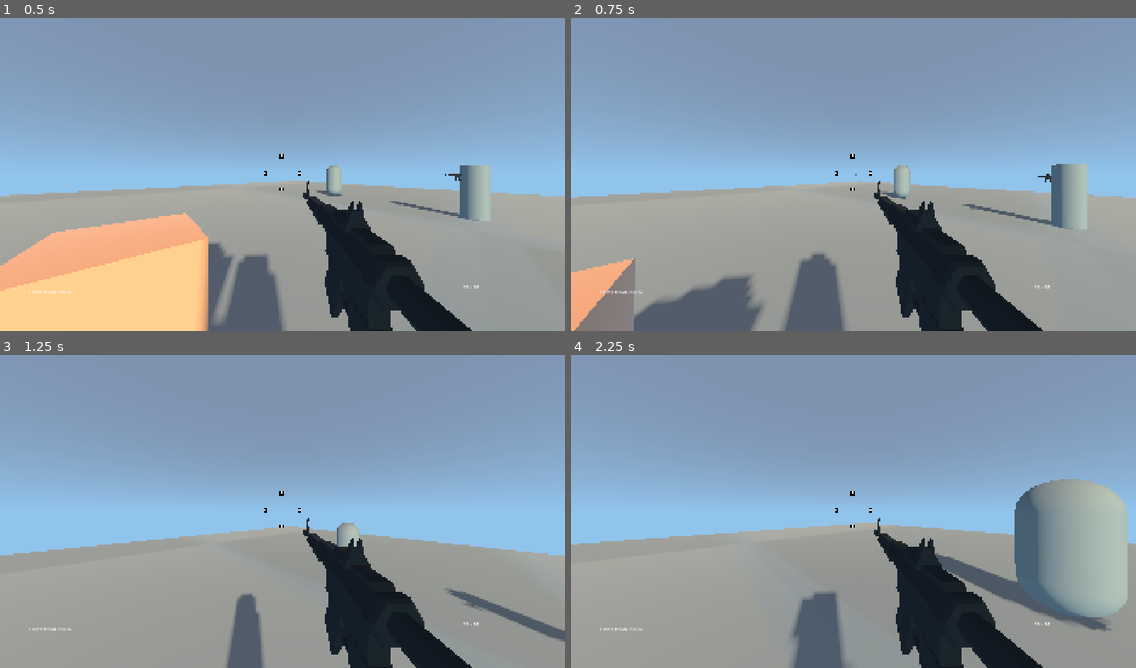
Above: before the commit, frames 1-4 (two rows, left to right).
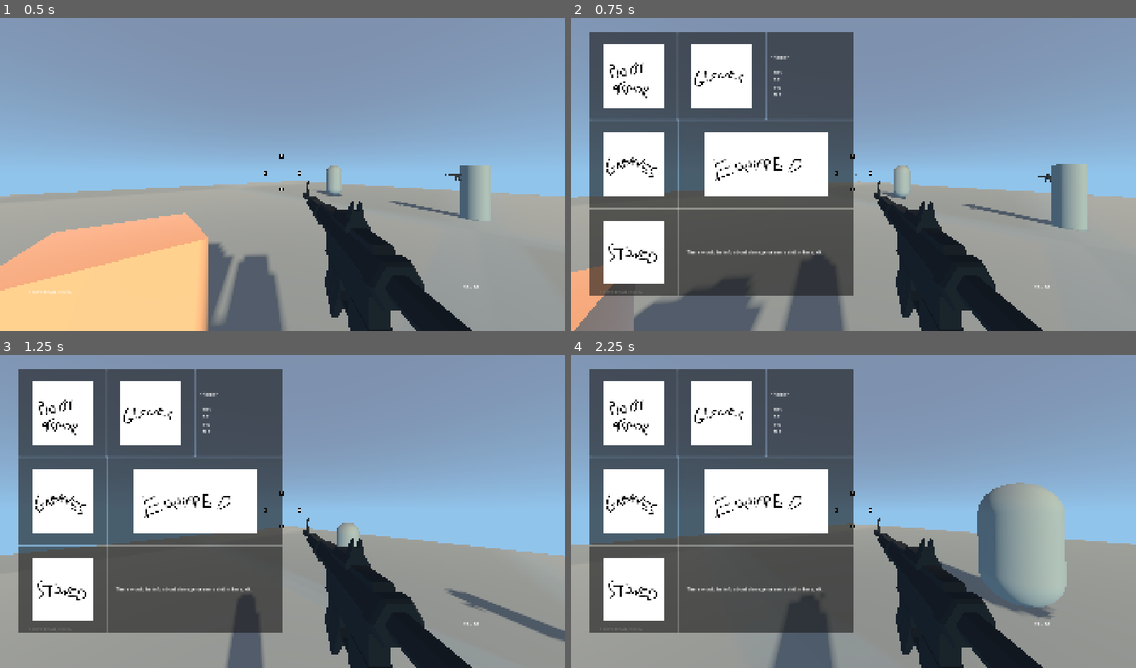
Above: after the commit, the same moments.

Repository: coreyames/my-fps-template
Game: Godot game, scene res://scenes/world_root.tscn
Two runs of this game, one before a commit and one after it. Both use one fixed random seed, a clock stepped at 60 frames per second and the inputs below.
Inputs (mouse positions are in pixels of both pictures, inside the frame that each line leads up to):
- Up to frame 1 (0.5 s): no input
- Up to frame 2 (0.75 s): tap Enter at 0.5 s; move the mouse to (881, 171) at 0.52 s; hold W (fwd) from 0.53 s (still down); hold C (char_info, bound only after the commit) from 0.53 s (still down); click (881, 171) at 0.6 s
- Up to frame 3 (1.25 s): keep holding W (fwd); keep holding C (char_info, bound only after the commit); tap Space (jump) at 0.77 s
- Up to frame 4 (2.25 s): keep holding W (fwd); move the mouse to (825, 511) at 1.27 s; release C (char_info, bound only after the commit) at 1.28 s; tap C (char_info, bound only after the commit) at 1.35 s; tap Space (jump) at 1.52 s; click (825, 511) at 1.55 s; move the mouse to (864, 505) at 2.02 s; hold C (char_info, bound only after the commit) from 2.03 s (still down); tap S (bwd) at 2.1 s

Frame 1 is identical in both runs. In frame 2, 39% of the frame differs, in the area x 3-50%, y 4-89%; in frame 3, 39%; in frame 4, 49%, in the area x 1-100%, y 4-100%.

Commit message:
added temp scene for a character info view

Diff:
--- a/project.godot
+++ b/project.godot
@@ -92,6 +92,11 @@
 "events": [Object(InputEventKey,"resource_local_to_scene":false,"resource_name":"","device":-1,"window_id":0,"alt_press …(192 unchanged characters)…
 ]
 }
+char_info={
+"deadzone": 0.2,
+"events": [Object(InputEventKey,"resource_local_to_scene":false,"resource_name":"","device":-1,"window_id":0,"alt_pressed":false,"shift_pressed":false,"ctrl_pressed":false,"meta_pressed":false,"pressed":false,"keycode":0,"physical_keycode":67,"key_label":0,"unicode":99,"location":0,"echo":false,"script":null)
+]
+}
 
 [physics]
 
--- a/scenes/entity/actors/pc.gd
+++ b/scenes/entity/actors/pc.gd
@@ -25,6 +25,10 @@
 var in_menu: bool = true
 var just_exited_menu: bool = true
 var debug_node: Control = null
+
+const char_info_scene: Resource = preload('res://scenes/ui/char_info.tscn')
+var char_info_node: Control = null
+var is_char_info_open: bool = false
 
 # gun_scenes here serve as tmp defaults; when accessing char, equip scenes are actual property
 const gun_ar_scene: Resource = preload('res://scenes/entity/objects/equippable/gun_ar.tscn')
@@ -172,6 +176,14 @@
 					remove_child(menu_node)
 			if event.is_action_pressed('switch_equipped'):
 					switch_equipped()
+			if event.is_action_pressed('char_info'):
+					if !is_char_info_open:
+						char_info_node = char_info_scene.instantiate()
+						add_child(char_info_node)
+						is_char_info_open = true
+					else:
+						remove_child(char_info_node)
+						is_char_info_open = false
 	return
 
 func _on_menu_ok_button_pressed():
--- /dev/null
+++ b/scenes/ui/char_info.tscn
@@ -0,0 +1,112 @@
+[gd_scene format=3 uid="uid://c1ieg2hxpoihd"]
+
+[ext_resource type="Texture2D" uid="uid://lnj1gpf23mq" path="res://assets/placeholders/bodyarmor.png" id="1_s75br"]
+[ext_resource type="Texture2D" uid="uid://dnofxf1j5u55j" path="res://assets/placeholders/gloves.png" id="2_75xyg"]
+[ext_resource type="Texture2D" uid="uid://bx4gj4c1tkarf" path="res://assets/placeholders/greaves.png" id="3_idu4l"]
+[ext_resource type="Texture2D" uid="uid://dvbwmk6vhoowc" path="res://assets/placeholders/equipped.png" id="4_tocum"]
+[ext_resource type="Texture2D" uid="uid://b31fe11ysjl3i" path="res://assets/placeholders/stowed.png" id="5_re8eq"]
+
+[node name="CharInfo" type="AspectRatioContainer" unique_id=1421415866]
+anchors_preset = 15
+anchor_right = 1.0
+anchor_bottom = 1.0
+offset_left = 64.0
+offset_top = 64.0
+offset_right = -960.0
+offset_bottom = -120.0
+grow_horizontal = 2
+grow_vertical = 2
+
+[node name="VBoxContainer" type="VBoxContainer" parent="." unique_id=705401084]
+layout_mode = 2
+theme_override_constants/separation = 4
+
+[node name="TopRow" type="HBoxContainer" parent="VBoxContainer" unique_id=1876576641]
+layout_mode = 2
+size_flags_vertical = 3
+
+[node name="BodyArmorPanel" type="PanelContainer" parent="VBoxContainer/TopRow" unique_id=122830907]
+layout_mode = 2
+size_flags_horizontal = 3
+
+[node name="CenterContainer" type="CenterContainer" parent="VBoxContainer/TopRow/BodyArmorPanel" unique_id=308382709]
+layout_mode = 2
+
+[node name="TextureRect" type="TextureRect" parent="VBoxContainer/TopRow/BodyArmorPanel/CenterContainer" unique_id=946420366]
+layout_mode = 2
+texture = ExtResource("1_s75br")
+
+[node name="GlovesPanel" type="PanelContainer" parent="VBoxContainer/TopRow" unique_id=1799389052]
+layout_mode = 2
+size_flags_horizontal = 3
+
+[node name="CenterContainer" type="CenterContainer" parent="VBoxContainer/TopRow/GlovesPanel" unique_id=2142742387]
+layout_mode = 2
+
+[node name="TextureRect" type="TextureRect" parent="VBoxContainer/TopRow/GlovesPanel/CenterContainer" unique_id=218272543]
+layout_mode = 2
+texture = ExtResource("2_75xyg")
+
+[node name="BasicInfoPanel" type="PanelContainer" parent="VBoxContainer/TopRow" unique_id=219531937]
+layout_mode = 2
+size_flags_horizontal = 3
+
+[node name="Label" type="Label" parent="VBoxContainer/TopRow/BasicInfoPanel" unique_id=675743416]
+layout_mode = 2
+text = "   <Name>
+
+      HP:
+      SP:
+      PR:
+      MR:"
+
+[node name="MiddleRow" type="HBoxContainer" parent="VBoxContainer" unique_id=455481487]
+layout_mode = 2
+size_flags_vertical = 3
+
+[node name="GreavesPanel" type="PanelContainer" parent="VBoxContainer/MiddleRow" unique_id=1742052135]
+layout_mode = 2
+size_flags_horizontal = 3
+
+[node name="CenterContainer" type="CenterContainer" parent="VBoxContainer/MiddleRow/GreavesPanel" unique_id=1654503935]
+layout_mode = 2
+
+[node name="TextureRect" type="TextureRect" parent="VBoxContainer/MiddleRow/GreavesPanel/CenterContainer" unique_id=1411939952]
+layout_mode = 2
+texture = ExtResource("3_idu4l")
+
+[node name="EquippedPanel" type="PanelContainer" parent="VBoxContainer/MiddleRow" unique_id=1208145110]
+layout_mode = 2
+size_flags_horizontal = 3
+size_flags_stretch_ratio = 2.0
+
+[node name="CenterContainer" type="CenterContainer" parent="VBoxContainer/MiddleRow/EquippedPanel" unique_id=392237433]
+layout_mode = 2
+
+[node name="TextureRect" type="TextureRect" parent="VBoxContainer/MiddleRow/EquippedPanel/CenterContainer" unique_id=9301717]
+layout_mode = 2
+texture = ExtResource("4_tocum")
+
+[node name="BottomRow" type="HBoxContainer" parent="VBoxContainer" unique_id=1212236595]
+layout_mode = 2
+size_flags_vertical = 3
+
+[node name="StowedPanel" type="PanelContainer" parent="VBoxContainer/BottomRow" unique_id=1121122466]
+layout_mode = 2
+size_flags_horizontal = 3
+
+[node name="CenterContainer" type="CenterContainer" parent="VBoxContainer/BottomRow/StowedPanel" unique_id=1207661602]
+layout_mode = 2
+
+[node name="TextureRect" type="TextureRect" parent="VBoxContainer/BottomRow/StowedPanel/CenterContainer" unique_id=1553508389]
+layout_mode = 2
+texture = ExtResource("5_re8eq")
+
+[node name="DetailInfoPanel" type="PanelContainer" parent="VBoxContainer/BottomRow" unique_id=1052028346]
+layout_mode = 2
+size_flags_horizontal = 3
+size_flags_stretch_ratio = 2.0
+
+[node name="Label" type="Label" parent="VBoxContainer/BottomRow/DetailInfoPanel" unique_id=355305268]
+layout_mode = 2
+text = "       There would be info about damage or some shit in here, idk"
--- a/scenes/ui/console.gd
+++ b/scenes/ui/console.gd
@@ -6,7 +6,6 @@
 @export_group("devconsole_settings")
 @export var prompt: String = '> '
 
-# Called when the node enters the scene tree for the first time.
 func _ready() -> void:
 	console.editable = false
 	input.caret_blink = true
@@ -16,7 +15,6 @@
 	input.edit()
 	return
 
-# Called every frame. 'delta' is the elapsed time since the previous frame.
 func _process(delta: float) -> void:
 	pass
 
--- a/scenes/ui/menu.tscn
+++ b/scenes/ui/menu.tscn
@@ -1,6 +1,6 @@
-[gd_scene load_steps=4 format=3 uid="uid://bw3bx1oklla0k"]
+[gd_scene format=3 uid="uid://bw3bx1oklla0k"]
 
-[ext_resource type="Script" uid="uid://cx55t3qdntngs" path="res://scenes/ui/item_list.gd" id="1_lti8b"]
+[ext_resource type="Script" uid="uid://cx55t3qdntngs" path="res://scenes/ui/menu_item_list.gd" id="1_lti8b"]
 
 [sub_resource type="Theme" id="Theme_lti8b"]
 ItemList/constants/h_separation = 20
@@ -22,7 +22,7 @@
 corner_radius_bottom_left = 3
 corner_detail = 5
 
-[node name="Menu" type="Control"]
+[node name="Menu" type="Control" unique_id=1462687640]
 layout_mode = 3
 anchors_preset = 15
 anchor_right = 1.0
@@ -30,7 +30,7 @@
 grow_horizontal = 2
 grow_vertical = 2
 
-[node name="ItemList" type="ItemList" parent="." node_paths=PackedStringArray("mouse_slider", "mouse_value")]
+[node name="ItemList" type="ItemList" parent="." unique_id=1649472520 node_paths=PackedStringArray("mouse_slider", "mouse_value")]
 layout_mode = 0
 offset_left = 794.0
 offset_top = 206.0
@@ -43,7 +43,7 @@
 mouse_slider = NodePath("MouseSlider")
 mouse_value = NodePath("MousePanel/MouseValue")
 
-[node name="MouseSlider" type="HSlider" parent="ItemList"]
+[node name="MouseSlider" type="HSlider" parent="ItemList" unique_id=543079658]
 layout_mode = 0
 offset_left = 171.0
 offset_top = 48.0
@@ -54,7 +54,7 @@
 tick_count = 5
 ticks_on_borders = true
 
-[node name="MousePanel" type="Panel" parent="ItemList"]
+[node name="MousePanel" type="Panel" parent="ItemList" unique_id=1254312558]
 layout_mode = 0
 offset_left = 245.0
 offset_top = 8.0
@@ -62,14 +62,14 @@
 offset_bottom = 43.0
 theme_override_styles/panel = SubResource("StyleBoxFlat_lti8b")
 
-[node name="MouseValue" type="Label" parent="ItemList/MousePanel"]
+[node name="MouseValue" type="Label" parent="ItemList/MousePanel" unique_id=1122158836]
 layout_mode = 0
 offset_left = 5.0
 offset_top = 5.0
 offset_right = 42.0
 offset_bottom = 35.0
 
-[node name="OkButton" type="Button" parent="ItemList"]
+[node name="OkButton" type="Button" parent="ItemList" unique_id=1609868262]
 layout_mode = 0
 offset_left = 140.0
 offset_top = 476.0
@@ -77,14 +77,10 @@
 offset_bottom = 507.0
 text = "ok"
 
-[node name="QuitButton" type="Button" parent="ItemList"]
+[node name="QuitButton" type="Button" parent="ItemList" unique_id=85845020]
 layout_mode = 0
 offset_left = 225.0
 offset_top = 476.0
 offset_right = 264.0
 offset_bottom = 507.0
 text = "quit"
-
-[connection signal="drag_ended" from="ItemList/MouseSlider" to="ItemList" method="_on_mouse_slider_drag_ended"]
-[connection signal="value_changed" from="ItemList/MouseSlider" to="ItemList" method="_on_mouse_slider_value_changed"]
-[connection signal="pressed" from="ItemList/QuitButton" to="ItemList" method="_on_quit_button_pressed"]
--- a/scenes/ui/item_list.gd
+++ b/scenes/ui/menu_item_list.gd
@@ -3,13 +3,15 @@
 @export var mouse_slider: HSlider
 @export var mouse_value: Label
 
-# Called when the node enters the scene tree for the first time.
 func _ready() -> void:
 	mouse_value.text = str(Settings.mouse_sensitivity);
 	mouse_slider.value = Settings.mouse_sensitivity;
+
+	$MouseSlider.connect("value_changed", _on_mouse_slider_value_changed)
+	$MouseSlider.connect("drag_ended", _on_mouse_slider_drag_ended)
+	$QuitButton.connect("pressed", _on_quit_button_pressed)
 	return;
 
-#TODO replace with in code signal connections
 func _on_mouse_slider_value_changed(value: float) -> void:
 	mouse_value.text = str(value);
 	return;
Binary file added: assets/placeholders/bodyarmor.png
Not shown, added: assets/placeholders/bodyarmor.png.import
Binary file added: assets/placeholders/equipped.png
Not shown, added: assets/placeholders/equipped.png.import
Binary file added: assets/placeholders/gloves.png
Not shown, added: assets/placeholders/gloves.png.import
Binary file added: assets/placeholders/greaves.png
Not shown, added: assets/placeholders/greaves.png.import
Binary file added: assets/placeholders/stowed.png
Not shown, added: assets/placeholders/stowed.png.import
Renamed: scenes/ui/item_list.gd.uid -> scenes/ui/menu_item_list.gd.uid
